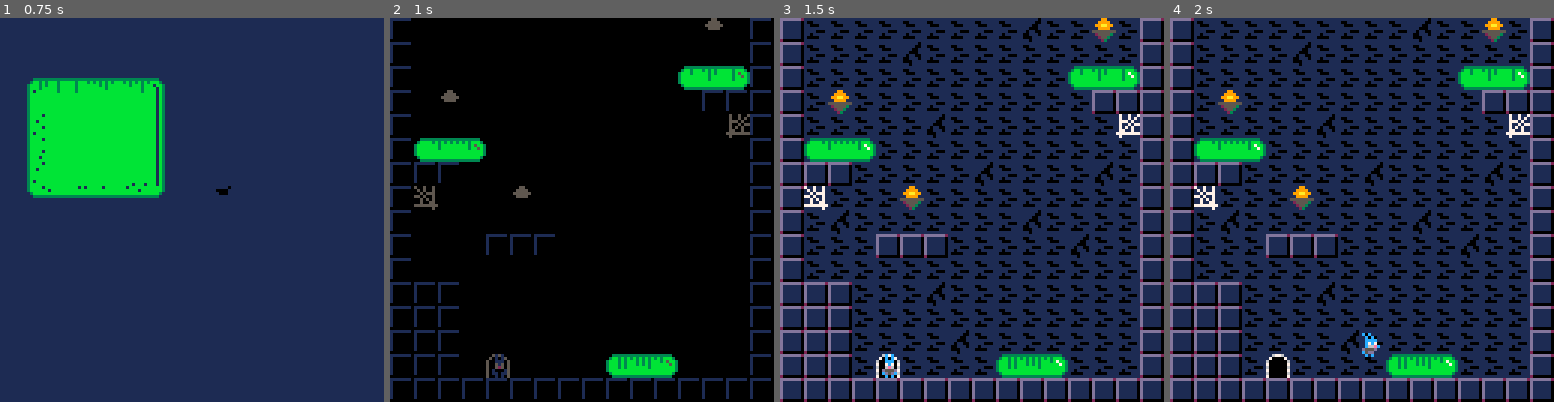
Above: before the commit, frames 1-4 (left to right).
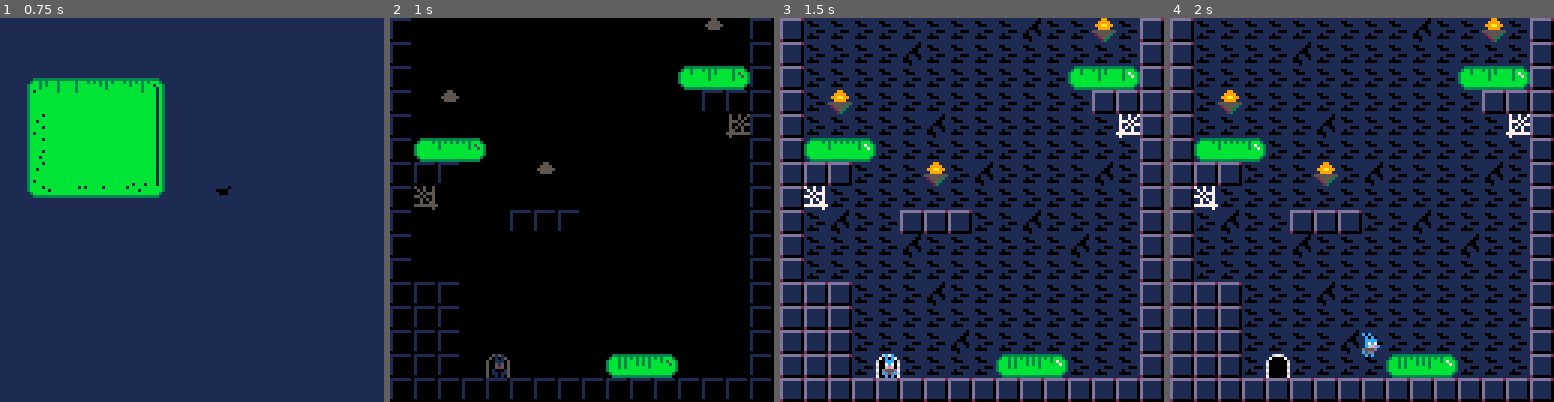
Above: after the commit, the same moments.

Repository: jondkoon/crushed
Game: PICO-8 cartridge game.p8
Two runs of this game, one before a commit and one after it. Both use one fixed random seed, a clock stepped at 60 frames per second and the inputs below.
Inputs:
- Up to frame 1 (0.75 s): tap X (X key) at 0.33 s; tap O (Z key) at 0.7 s
- Up to frame 2 (1 s): no input
- Up to frame 3 (1.5 s): tap X (X key) at 1.07 s
- Up to frame 4 (2 s): hold Right from 1.6 s (still down); tap O (Z key) at 1.7 s; tap X (X key) at 1.85 s

Frame 1 is identical in both runs. In frame 2, 0.7% of the frame differs, in the area x 25-50%, y 37-62%; in frame 3, 2.0%, in the area x 25-50%, y 37-63%; in frame 4, 2.0%.

Commit message:
make the game playable

Diff:
--- a/game.p8
+++ b/game.p8
@@ -1432,13 +1432,13 @@
 00000000000000000000000000000000000000000000000000000000000000000000000000000000000000000000000000000000000000000000000000000000
 33753232535353535353535353535333335373535353535353535353537353333353535353535353536353535353533333333333535353535353535353535333
 00000000000000000000000000000000000000000000000000000000000000000000000000000000000000000000000000000000000000000000000000000000
-33333353535353536353535353635333335353535353535353535353535353333353735353535353535353535353533333a5121212121253535353a502020233
-00000000000000000000000000000000000000000000000000000000000000000000000000000000000000000000000000000000000000000000000000000000
-33a35353537353535353535353535333338512125353536353535353850202333353535353535353b5b5b5b553b5b53333121212121212533333333333333333
-00000000000000000000000000000000000000000000000000000000000000000000000000000000000000000000000000000000000000000000000000000000
-33536353535353535353635353535333333333335353535353535353333333333353535353535353b502b5b55302023333333333535353535353535353535333
-00000000000000000000000000000000000000000000000000000000000000000000000000000000000000000000000000000000000000000000000000000000
-3353535333333353535353536353533333a3535353535353535353535353b3333353535353535353333333333333333333a35353535353536353535353535333
+33333353535373536353535353635333335353535353535353535353535353333353735353535353535353535353533333a5121212121253535353a502020233
+00000000000000000000000000000000000000000000000000000000000000000000000000000000000000000000000000000000000000000000000000000000
+33a35353535353535353535353535333338512125353536353535353850202333353535353535353b5b5b5b553b5b53333121212121212533333333333333333
+00000000000000000000000000000000000000000000000000000000000000000000000000000000000000000000000000000000000000000000000000000000
+33536353533333335353635353535333333333335353535353535353333333333353535353535353b502b5b55302023333333333535353535353535353535333
+00000000000000000000000000000000000000000000000000000000000000000000000000000000000000000000000000000000000000000000000000000000
+3353535353635353535353536353533333a3535353535353535353535353b3333353535353535353333333333333333333a35353535353536353535353535333
 00000000000000000000000000000000000000000000000000000000000000000000000000000000000000000000000000000000000000000000000000000000
 335353535353535353535353535353333353536353533333333353535363533333b5b5b5a2535353535353535353533333535353635353535353535353a52233
 00000000000000000000000000000000000000000000000000000000000000000000000000000000000000000000000000000000000000000000000000000000
